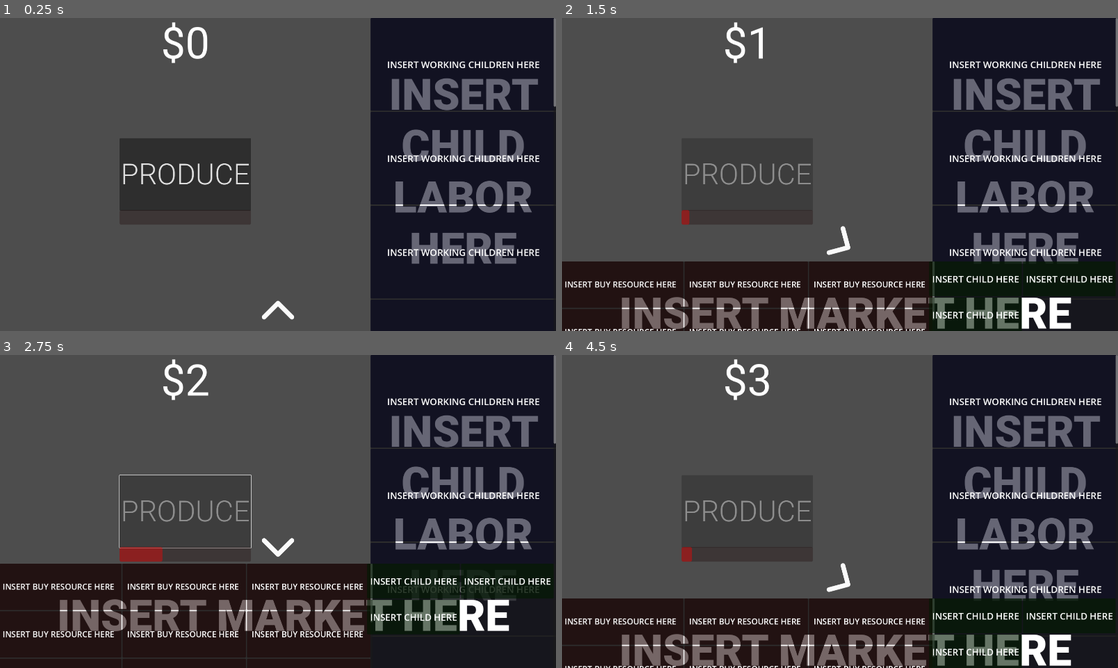
Above: before the commit, frames 1-4 (two rows, left to right).
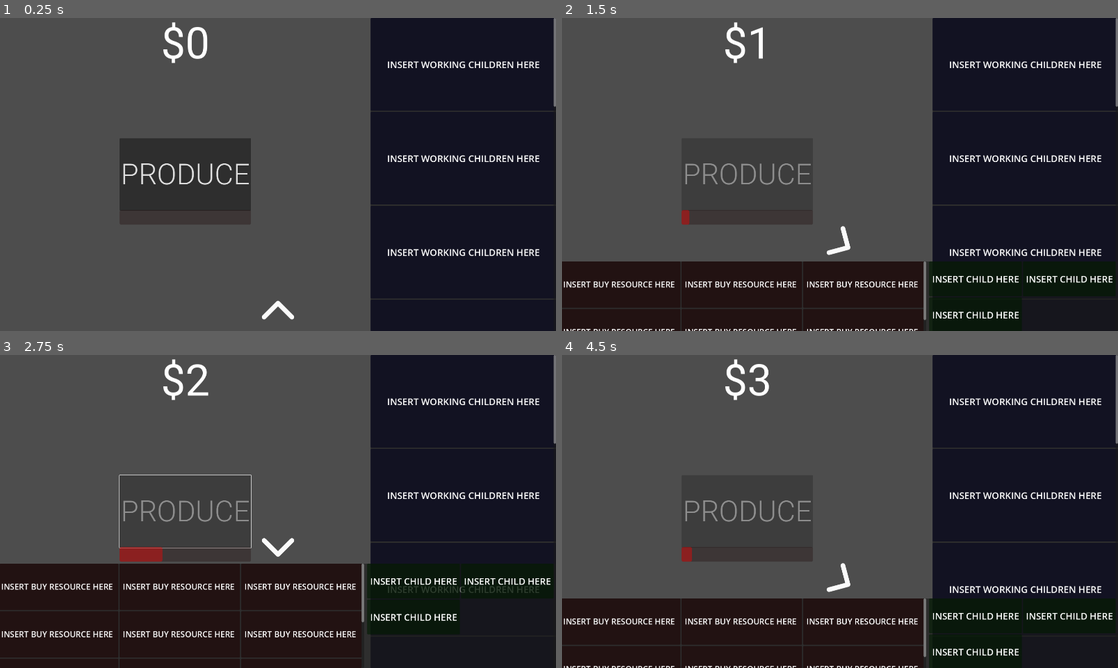
Above: after the commit, the same moments.

Repository: LowBudgetGameDev/Industrial-Revolution-Game
Game: Godot game, scene res://Scenes/Game_Scene.tscn
Same seed, same stepped clock (60 frames per second), same inputs: the game is played once before the commit and once after it.
Inputs (mouse positions are in pixels of both pictures, inside the frame that each line leads up to):
- Up to frame 1 (0.25 s): no input
- Up to frame 2 (1.5 s): click "PRODUCE" at 0.5 s; click (840, 312) at 1.25 s
- Up to frame 3 (2.75 s): click "PRODUCE" at 2 s
- Up to frame 4 (4.5 s): click (840, 545) at 2.75 s; click "PRODUCE" at 3.5 s; click (840, 649) at 4.25 s

The runs differ from the first frame. In frame 1, 5.2% of the frame differs, in the area x 70-97%, y 19-79%; in frame 2, 11%, in the area x 0-97%, y 19-100%; in frame 3, 11%; in frame 4, 11%.

Commit message:
Removed sample text and fixed overlapping UI elements.

Diff:
--- a/Scenes/MarketResourceUI.tscn
+++ b/Scenes/MarketResourceUI.tscn
@@ -1,7 +1,7 @@
 [gd_scene format=3 uid="uid://ca6vfu8uucny"]
 
 [node name="MarketResourceUI" type="Control"]
-custom_minimum_size = Vector2(426, 160)
+custom_minimum_size = Vector2(416, 160)
 layout_mode = 3
 anchors_preset = 15
 anchor_right = 1.0
--- a/Scenes/UI.tscn
+++ b/Scenes/UI.tscn
@@ -1,10 +1,9 @@
-[gd_scene load_steps=12 format=3 uid="uid://dmw1eknf1l1bl"]
+[gd_scene load_steps=11 format=3 uid="uid://dmw1eknf1l1bl"]
 
 [ext_resource type="FontFile" uid="uid://ci0jnk7m1rmj4" path="res://Fonts/Roboto-Regular.ttf" id="1_lanc6"]
 [ext_resource type="Script" path="res://Scripts/MoneyUI.gd" id="1_u7x7i"]
 [ext_resource type="FontFile" uid="uid://dtxa1ss1665cq" path="res://Fonts/Roboto-Light.ttf" id="2_mykey"]
 [ext_resource type="Script" path="res://Scripts/ProductionUI.gd" id="3_kiki1"]
-[ext_resource type="FontFile" uid="uid://ceaodo6qajafb" path="res://Fonts/Roboto-Black.ttf" id="5_fp65d"]
 [ext_resource type="Script" path="res://Scripts/WorkerUI.gd" id="5_ifyan"]
 [ext_resource type="Script" path="res://Scripts/MarketUI.gd" id="6_gb3wx"]
 [ext_resource type="Texture2D" uid="uid://cvt35tnn2auol" path="res://Textures/up_arrow.svg" id="7_j40nc"]
@@ -161,18 +160,6 @@
 grow_horizontal = 2
 grow_vertical = 2
 
-[node name="SampleText" type="RichTextLabel" parent="ChildLaborUI/Background"]
-layout_mode = 2
-offset_right = 640.0
-offset_bottom = 1080.0
-theme_override_fonts/normal_font = ExtResource("5_fp65d")
-theme_override_font_sizes/normal_font_size = 150
-bbcode_enabled = true
-text = "[center]
-INSERT CHILD LABOR HERE"
-fit_content = true
-autowrap_mode = 2
-
 [node name="ScrollContainer" type="ScrollContainer" parent="ChildLaborUI"]
 layout_mode = 1
 anchors_preset = 15
@@ -227,32 +214,12 @@
 grow_horizontal = 2
 grow_vertical = 2
 
-[node name="RichTextLabel" type="RichTextLabel" parent="MarketUI/Background"]
-layout_mode = 1
-anchors_preset = 8
-anchor_left = 0.5
-anchor_top = 0.5
-anchor_right = 0.5
-anchor_bottom = 0.5
-offset_left = -799.0
-offset_top = -88.5
-offset_right = 799.0
-offset_bottom = 88.5
-grow_horizontal = 2
-grow_vertical = 2
-theme_override_fonts/normal_font = ExtResource("5_fp65d")
-theme_override_font_sizes/normal_font_size = 150
-bbcode_enabled = true
-text = "[center] INSERT MARKET HERE"
-fit_content = true
-autowrap_mode = 0
-
 [node name="ScrollContainer" type="ScrollContainer" parent="MarketUI"]
 layout_mode = 1
 anchors_preset = 15
 anchor_right = 1.0
 anchor_bottom = 1.0
-offset_right = -640.0
+offset_right = -670.0
 offset_bottom = -0.000244141
 grow_horizontal = 2
 grow_vertical = 2
